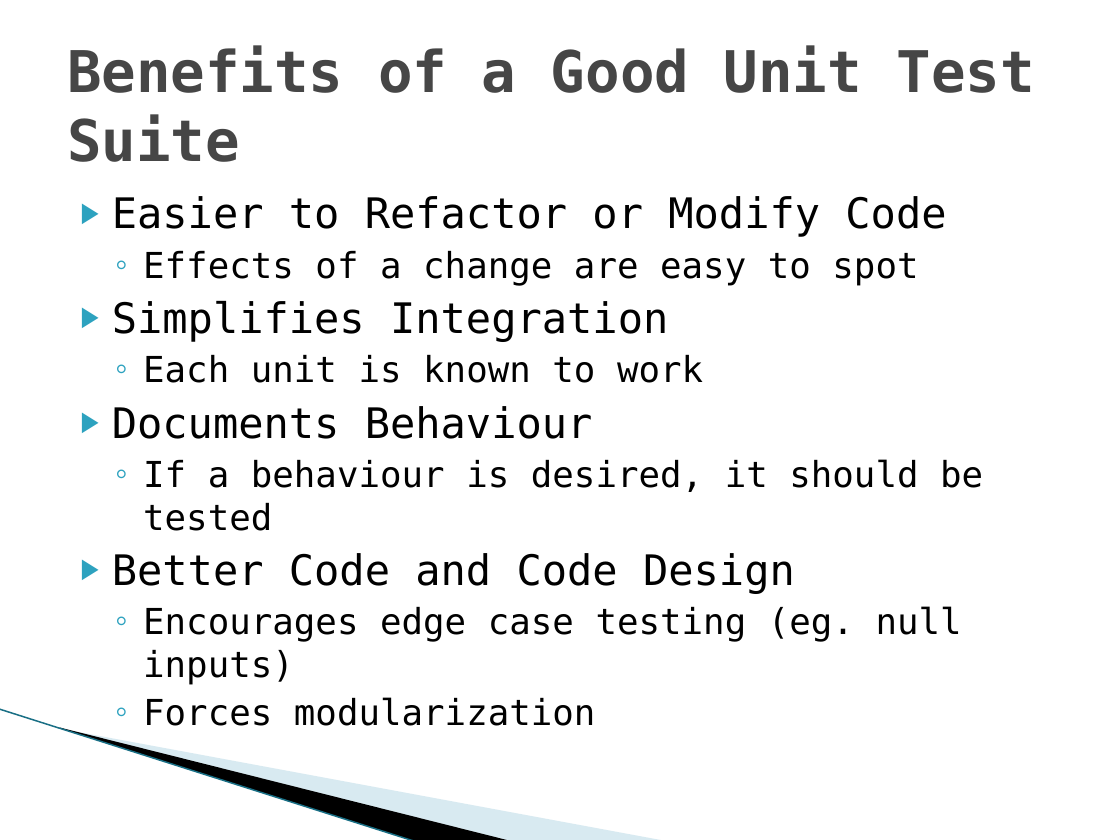
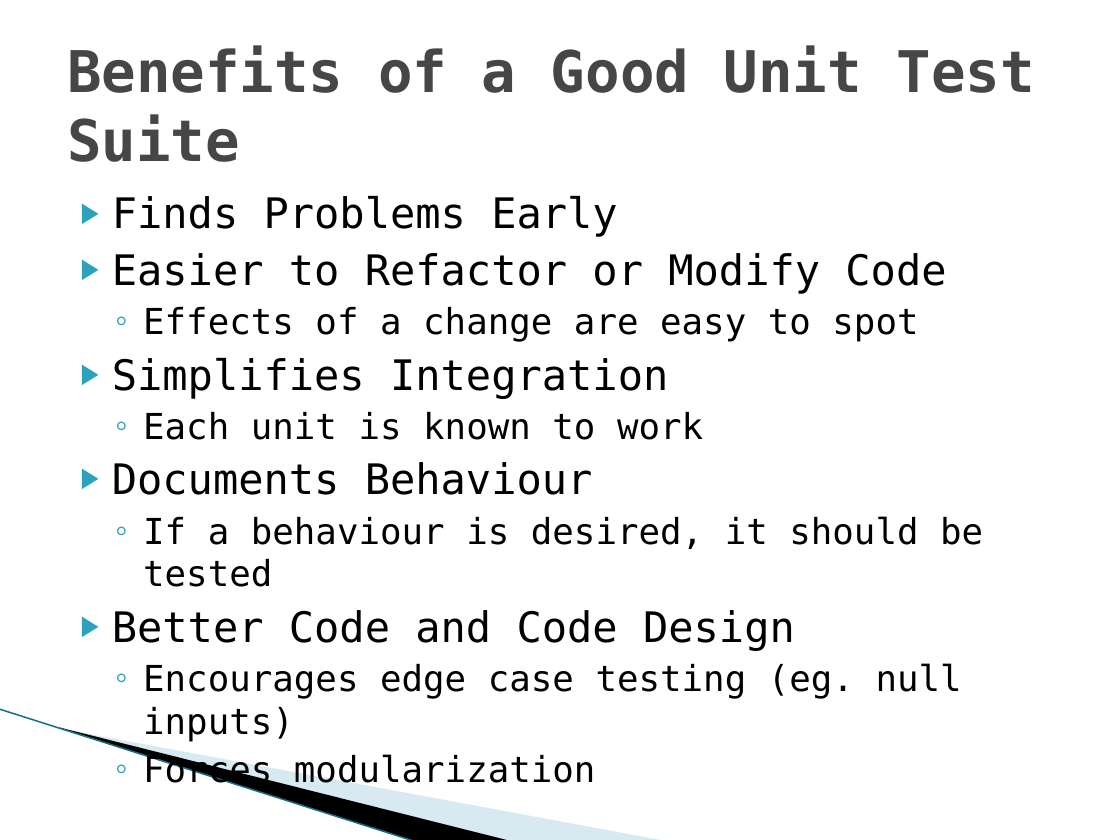
Before and after one commit to roddewit/unit-test-training, a slide deck: slide 8 of Docs/Basic Unit Testing.pptx. Drawn at 1120x840 pixels with LibreOffice and Linux fonts; fonts in the diff are those of the drawing; background and template pictures are left out. Boxes give left, top, right and bottom in pixels: in the first picture for what was removed or moved away, otherwise in the second. Text is boxed around its words. In the diff, an @@ line names an element or a change of style, - is before the commit and + after.

```diff
--- a/Docs/Basic Unit Testing.pptx
+++ b/Docs/Basic Unit Testing.pptx
@@ text at (112, 196, 617, 237): paragraph added @@
+▶ Finds Problems Early
```
Also in this commit, not shown: 4 other slides changed, 1 slide added.
